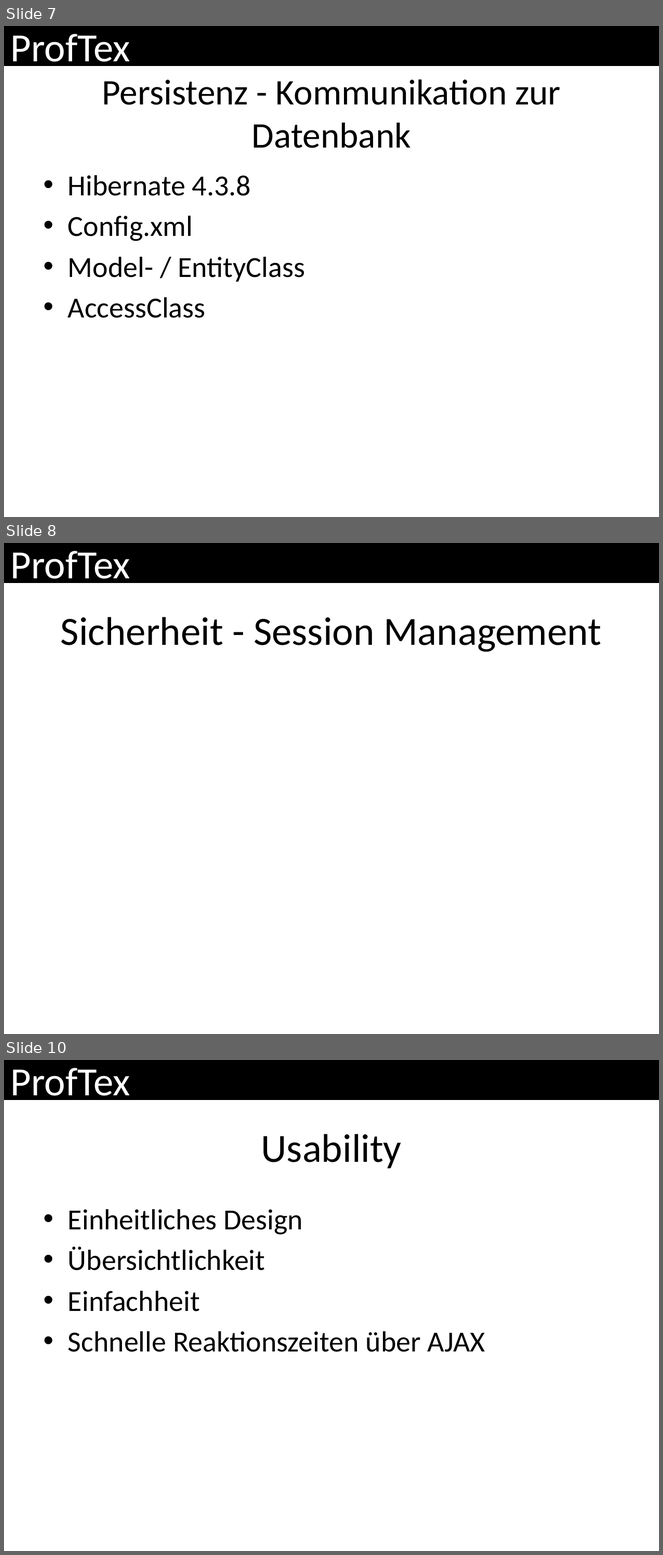
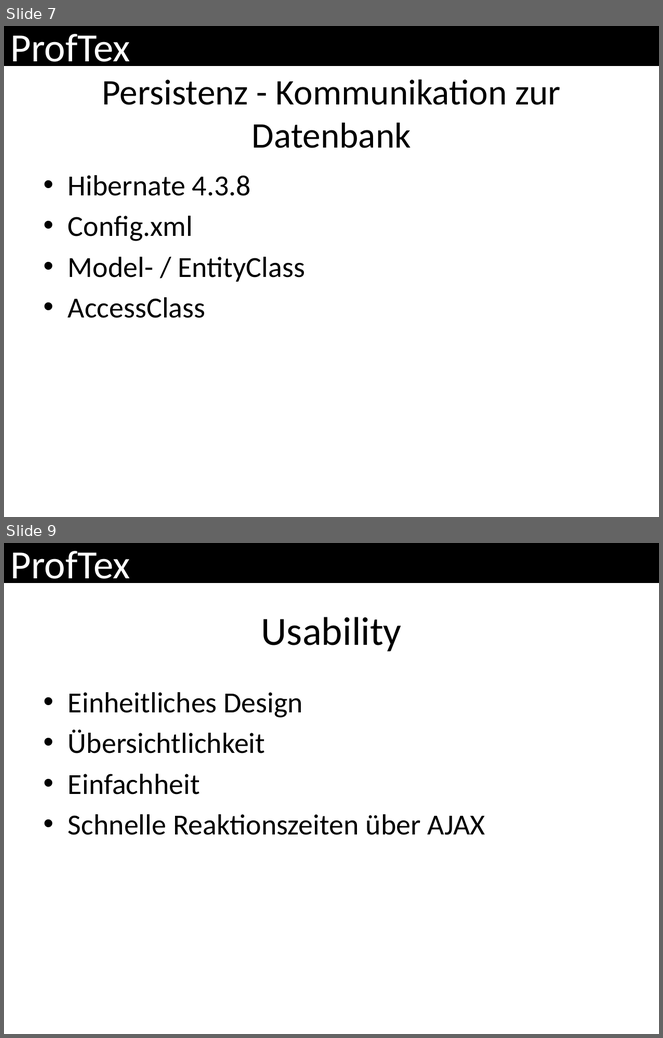
Before and after one commit to ProfTeX/mockup, a slide deck: ProfTeX.pptx. Shown one above the other, each under a label of ours: slides 7, 8 and 10 before the commit, slides 7 and 9 after it; the slides between them are not shown. The pictures are 663x1555 and 663x1038 pixels, drawn with LibreOffice and Linux fonts; fonts in the diff are those of the drawing. Boxes give left, top, right and bottom in pixels: in the first picture for what was removed or moved away, otherwise in the second. Text is boxed around its words. In the diff, an @@ line names an element or a change of style, - is before the commit and + after.

```diff
--- a/ProfTeX.pptx
+++ b/ProfTeX.pptx
@@ slide 8 removed at box(4, 543, 659, 1034), background #FFFFFF; not listed: 1 template element that a slide beside it also shows @@
@@ title removed at box(61, 617, 601, 652) @@
-Sicherheit - Session Management
@@ what was slide 10 is now slide 9 @@
```
Also in this commit, not shown: 1 slide added, 1 other slide removed.
